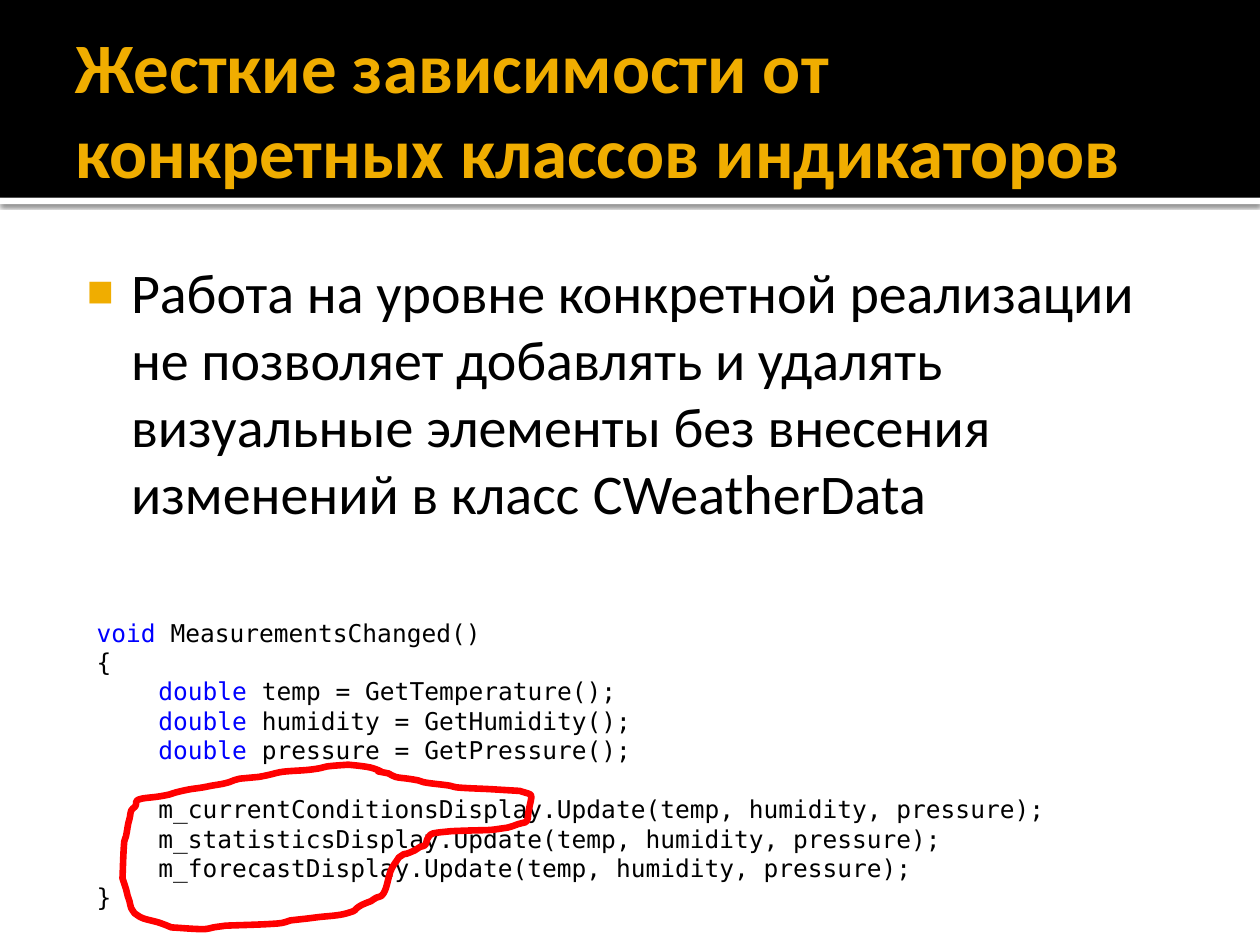
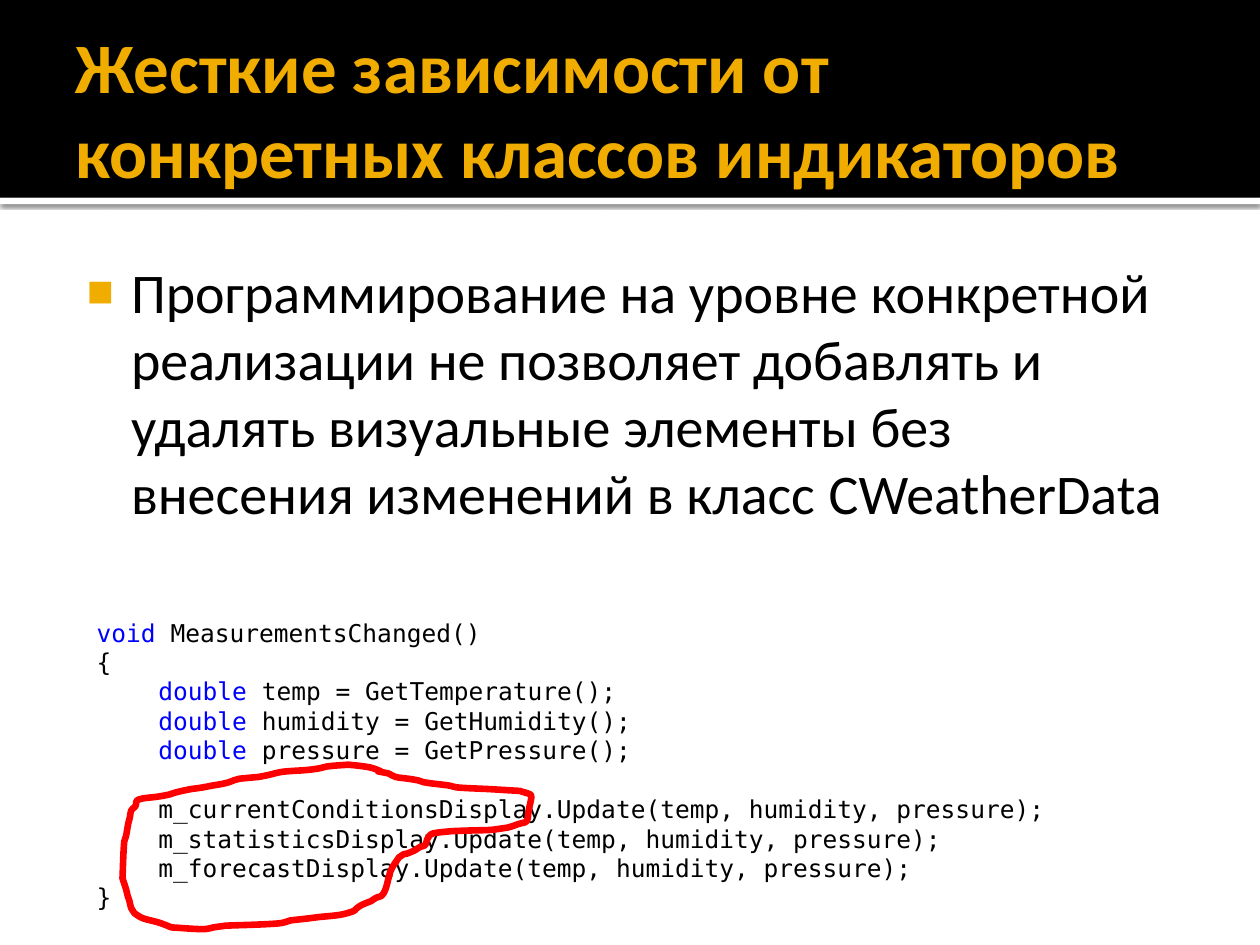
Before and after one commit to iv-sergius/ood, a slide deck: slide 10 of lectures/02.observer/observer.pptx. Drawn at 1260x945 pixels with LibreOffice and Linux fonts; fonts in the diff are those of the drawing. Boxes give left, top, right and bottom in pixels: in the first picture for what was removed or moved away, otherwise in the second. Text is boxed around its words. In the diff, an @@ line names an element or a change of style, - is before the commit and + after.

```diff
--- a/lectures/02.observer/observer.pptx
+++ b/lectures/02.observer/observer.pptx
@@ text at <box>131,275,1162,515</box>: text changed @@
-■ Работа на уровне конкретной реализации не позволяет добавлять и удалять визуальные элементы без внесения изменений в класс CWeatherData
+■ Программирование на уровне конкретной реализации не позволяет добавлять и удалять визуальные элементы без внесения изменений в класс CWeatherData
```
Also in this commit, not shown: 7 other slides changed, 5 slides added, 4 other files.
